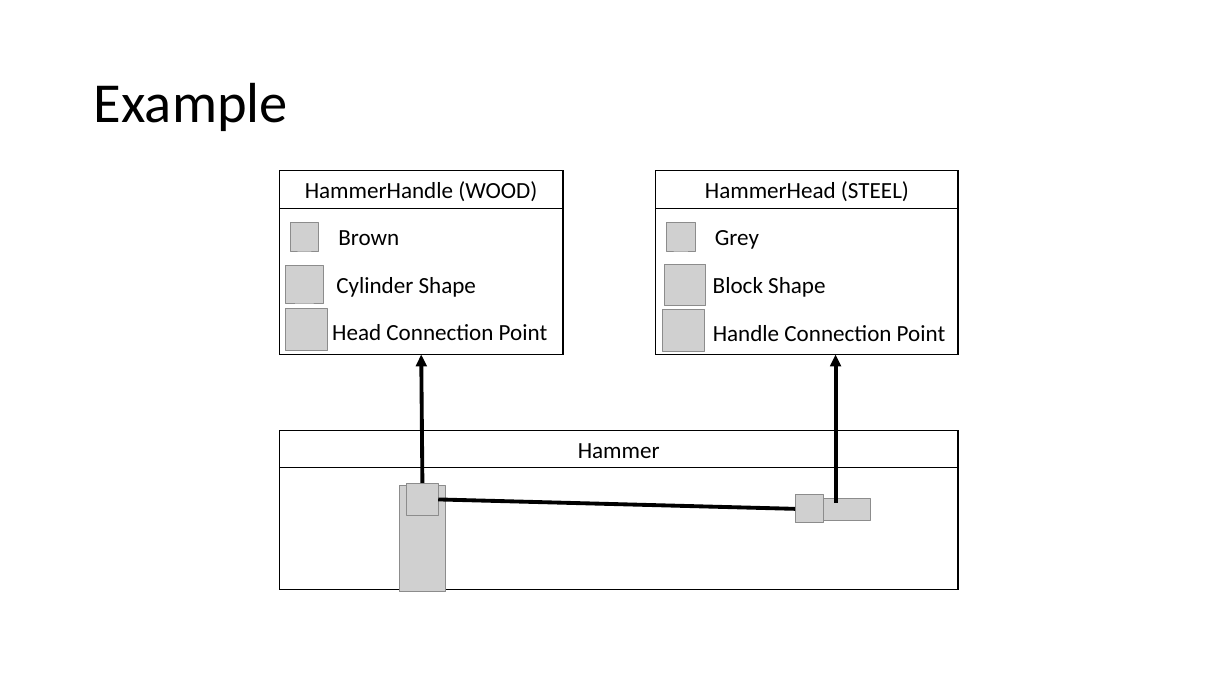
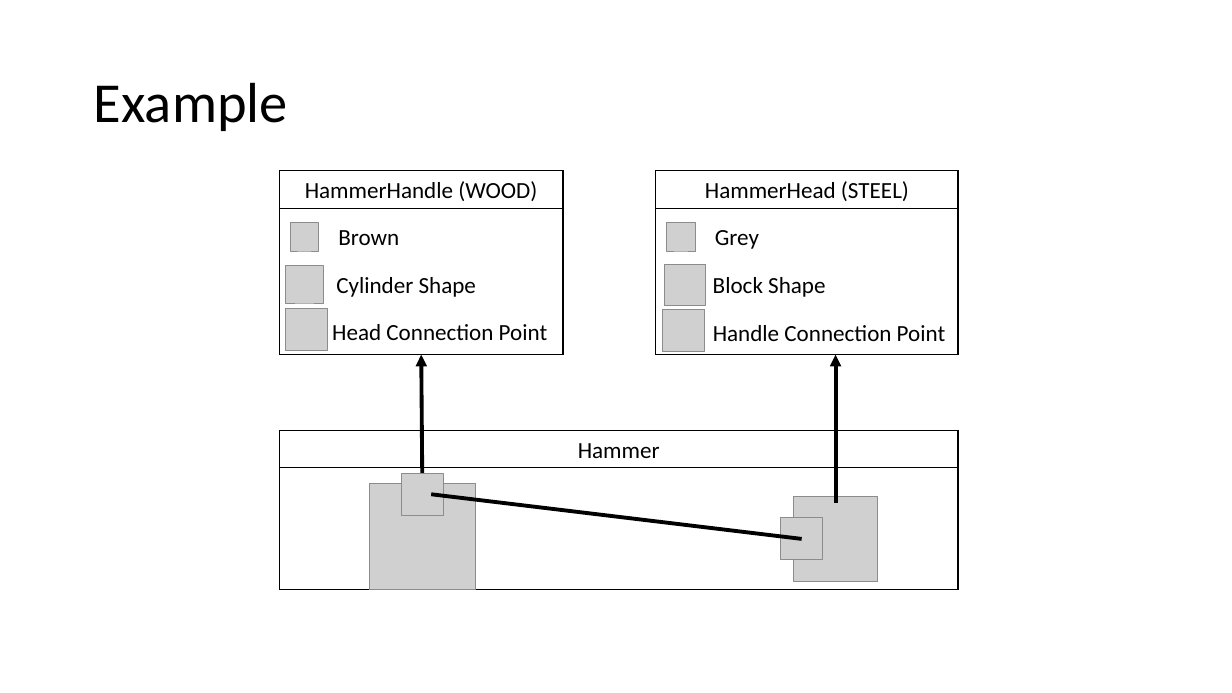
Before and after one commit to MEWS2023/tutorials, a slide deck: slide 9 of Lab1Tutorial.pptx (slide 8 before the commit). Drawn at 1232x693 pixels with LibreOffice and Linux fonts; fonts in the diff are those of the drawing; grey boxes stand for pictures. Boxes give left, top, right and bottom in pixels: in the first picture for what was removed or moved away, otherwise in the second. Text is boxed around its words. In the diff, an @@ line names an element or a change of style, - is before the commit and + after.

```diff
--- a/Lab1Tutorial.pptx
+++ b/Lab1Tutorial.pptx
@@ arrow moved from (422, 483) - (421, 355) to (422, 496) - (421, 355) @@
@@ picture: place and size @@
-picture at bbox=[407, 483, 438, 515]
+picture at bbox=[402, 473, 444, 515]
@@ picture: place and size @@
-picture at bbox=[399, 486, 446, 592]
+picture at bbox=[370, 483, 476, 590]
@@ line moved from (438, 500) - (796, 509) to (432, 494) - (802, 539) @@
@@ picture: place and size @@
-picture at bbox=[817, 499, 871, 520]
+picture at bbox=[793, 496, 878, 581]
@@ picture: place and size @@
-picture at bbox=[796, 495, 823, 523]
+picture at bbox=[781, 518, 823, 560]
```
Also in this commit, not shown: 2 other slides changed, 1 slide added.
